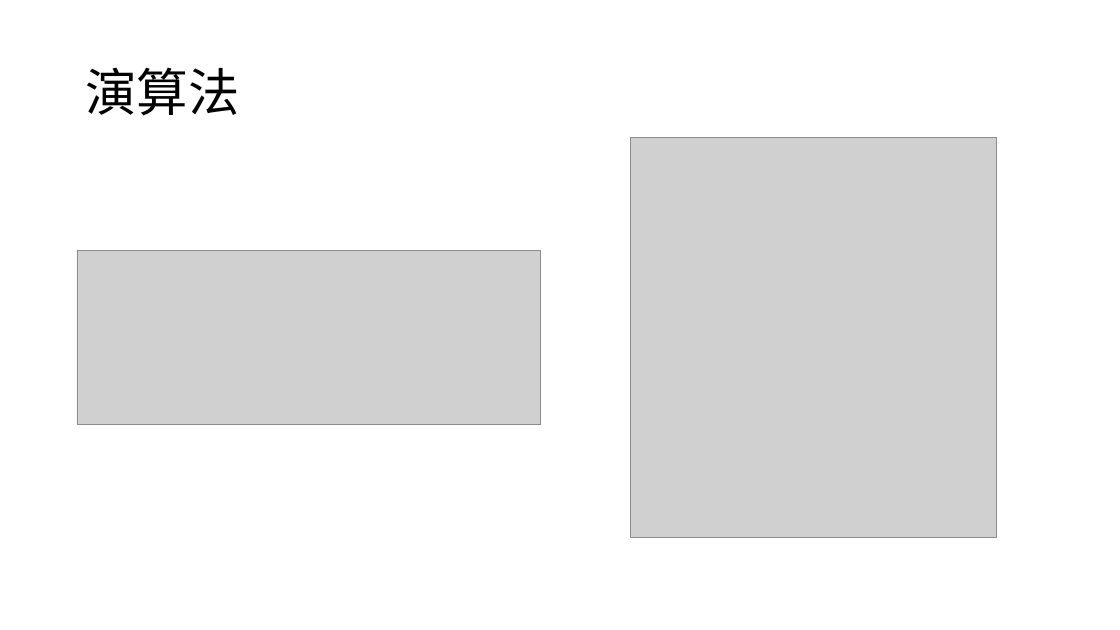
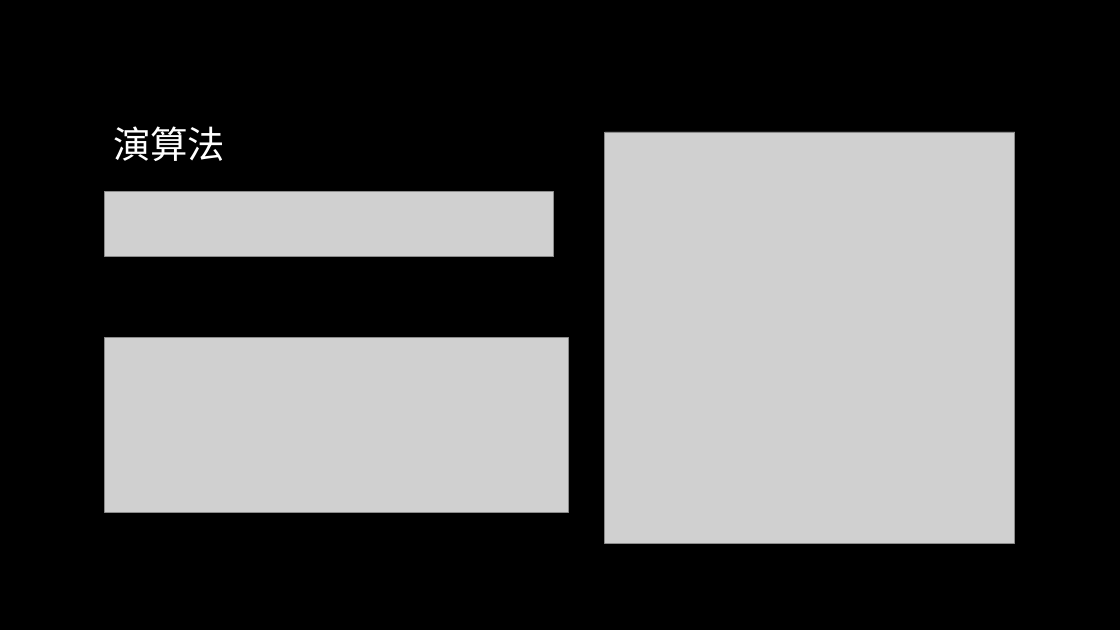
Before and after one commit to 106820026/ChatRoom, a slide deck: slide 4 of 聊天室之訊息加密= =.pptx. Drawn at 1120x630 pixels with LibreOffice and Linux fonts; fonts in the diff are those of the drawing; grey boxes stand for pictures; background and template pictures are left out. Boxes give left, top, right and bottom in pixels: in the first picture for what was removed or moved away, otherwise in the second. Text is boxed around its words. In the diff, an @@ line names an element or a change of style, - is before the commit and + after.

```diff
--- a/聊天室之訊息加密= =.pptx
+++ b/聊天室之訊息加密= =.pptx
@@ background #FFFFFF to picture (left out) @@
@@ title "演算法": place and size @@
-title "演算法" at box(85, 67, 239, 116)
+title "演算法" at box(113, 126, 225, 161)
@@ title "演算法" at box(113, 126, 225, 161): size 44 to 32 pt, text colour #000000 to gradient #FFFFFF to #A6A6A6; line spacing 0.9 to 1 @@
@@ picture: place and size @@
-picture at box(630, 138, 996, 538)
+picture at box(605, 132, 1015, 543)
@@ picture added at box(105, 192, 554, 256) @@
@@ picture: place and size @@
-picture at box(77, 250, 540, 425)
+picture at box(105, 338, 568, 513)
```
Also in this commit, not shown: 3 other slides changed, 5 slides added, 1 slide removed, 4 other files.
